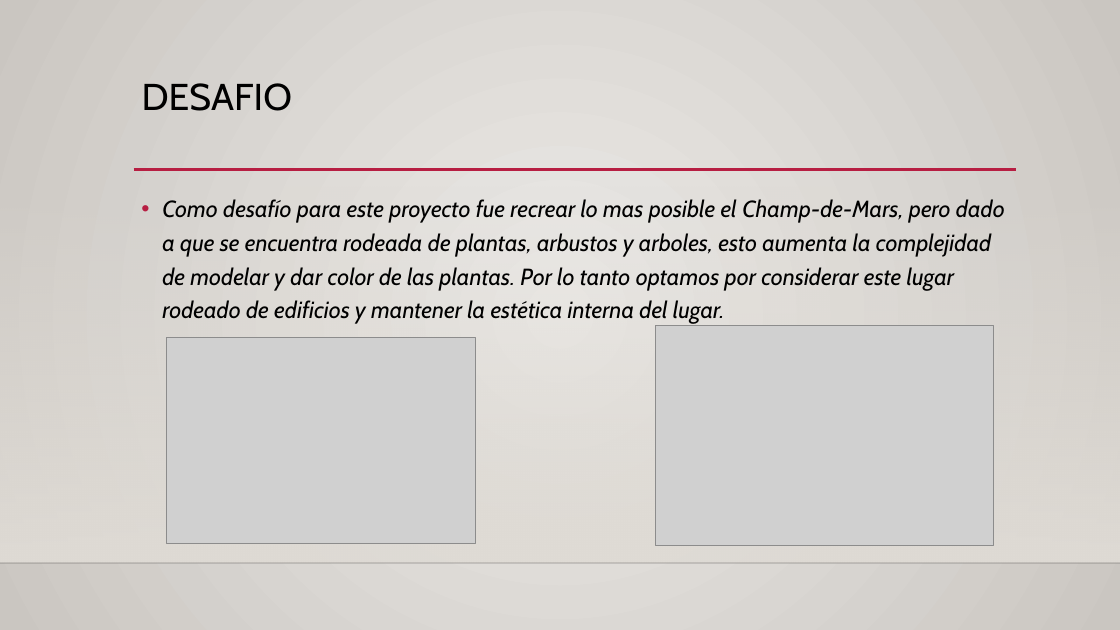
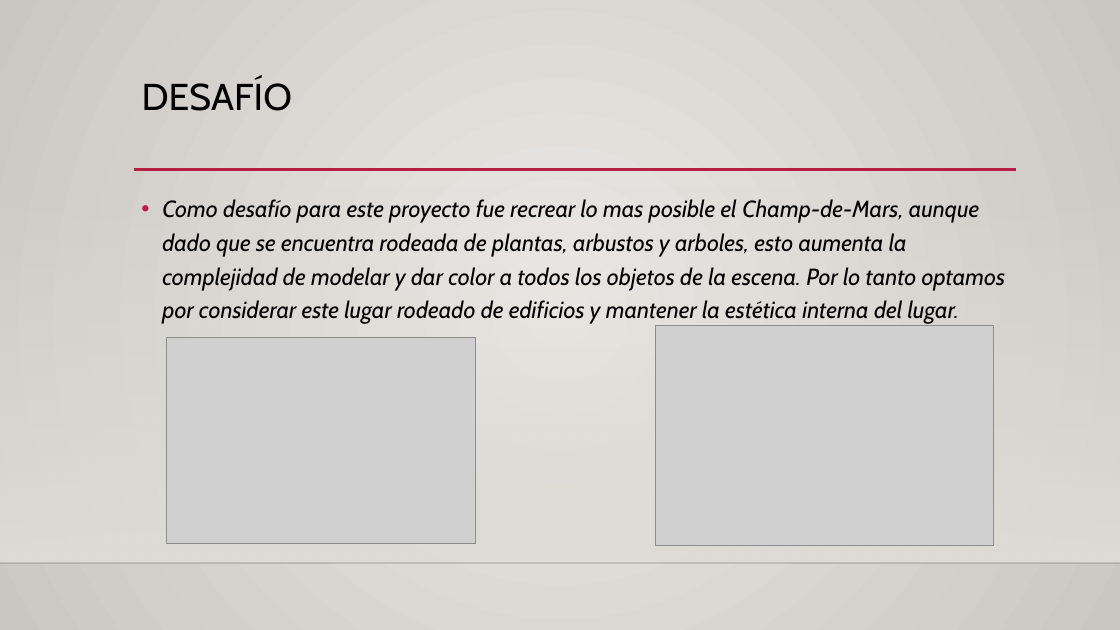
Before and after one commit to brunnerfrancisco/Proyecto-Final-CG, a slide deck: slide 4 of Proyecto 1/Presentacion Proyecto 2.pptx. Drawn at 1120x630 pixels with LibreOffice and Linux fonts; fonts in the diff are those of the drawing; grey boxes stand for pictures; background and template pictures are left out. Boxes give left, top, right and bottom in pixels: in the first picture for what was removed or moved away, otherwise in the second. Text is boxed around its words. In the diff, an @@ line names an element or a change of style, - is before the commit and + after.

Commit message:
Entrega - Proyecto 2

```diff
--- a/Proyecto 1/Presentacion Proyecto 2.pptx
+++ b/Proyecto 1/Presentacion Proyecto 2.pptx
@@ title at bbox=[142, 78, 292, 111]: text changed @@
-DESAFIO
+DESAFÍO
@@ text at bbox=[162, 199, 1006, 324]: text changed @@
-• Como desafío para este proyecto fue recrear lo mas posible el Champ-de-Mars, pero dado a que se encuentra rodeada de plantas, arbustos y arboles, esto aumenta la complejidad de modelar y dar color de las plantas. Por lo tanto optamos por considerar este lugar rodeado de edificios y mantener la estética interna del lugar.
+• Como desafío para este proyecto fue recrear lo mas posible el Champ-de-Mars, aunque dado que se encuentra rodeada de plantas, arbustos y arboles, esto aumenta la complejidad de modelar y dar color a todos los objetos de la escena. Por lo tanto optamos por considerar este lugar rodeado de edificios y mantener la estética interna del lugar.
```
Also in this commit, not shown: 8 other slides changed.
